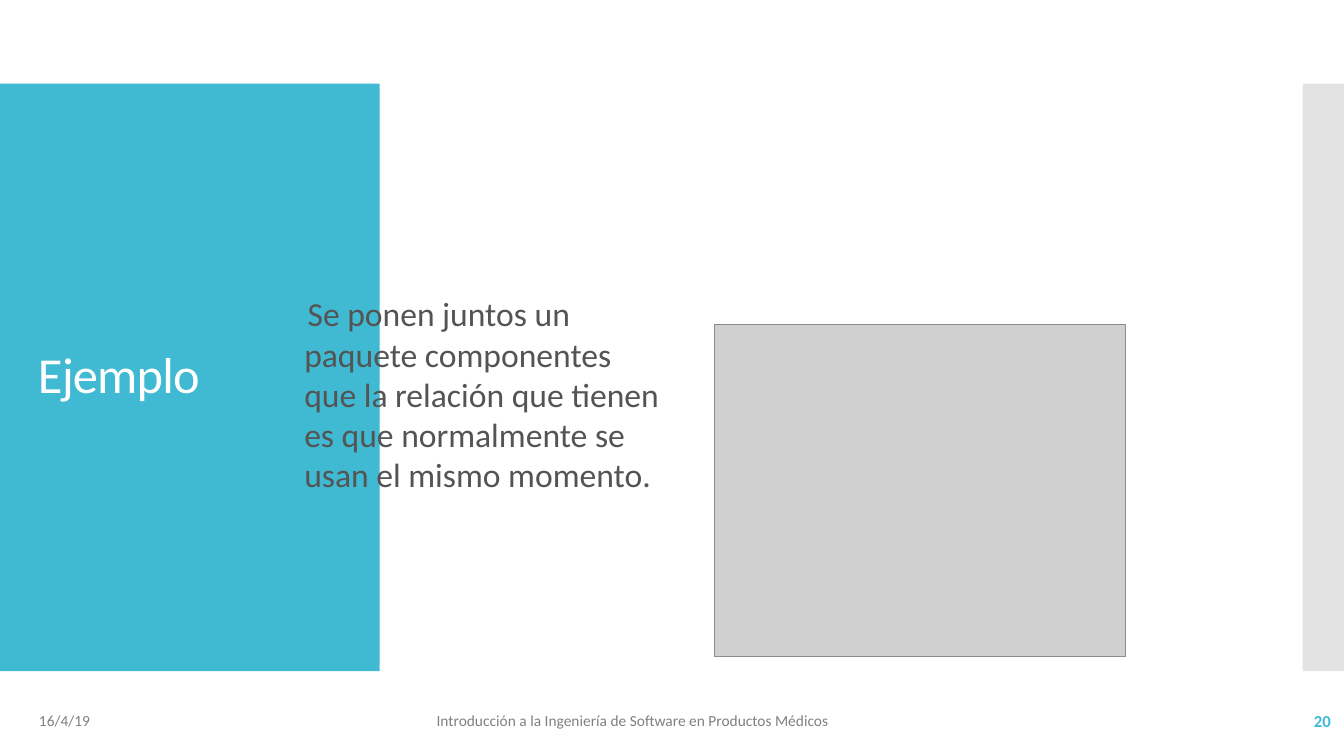
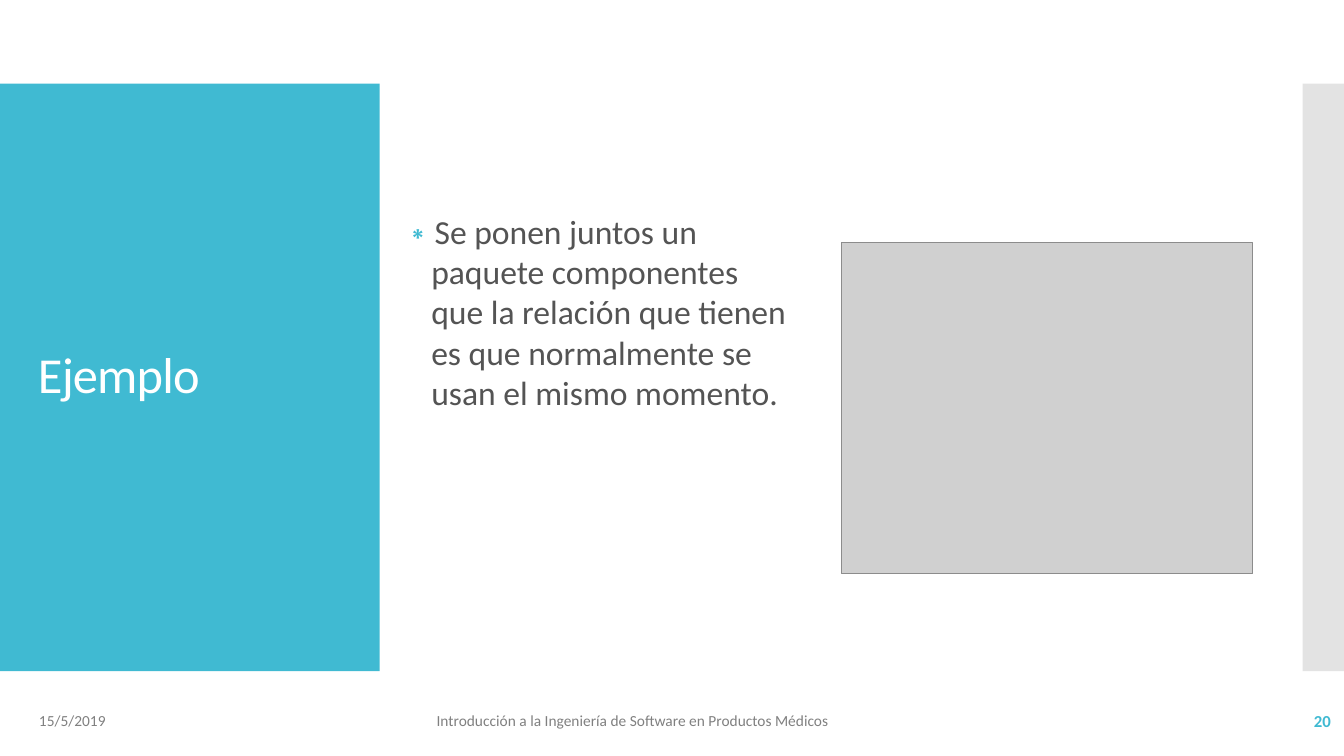
Before and after one commit to vvalotto/IS-en-Sistemas-Embebidos, a slide deck: slide 20 of 04 - IS - Mantenimiento .pptx. Drawn at 1344x756 pixels with LibreOffice and Linux fonts; fonts in the diff are those of the drawing; grey boxes stand for pictures. Boxes give left, top, right and bottom in pixels: in the first picture for what was removed or moved away, otherwise in the second. Text is boxed around its words. In the diff, an @@ line names an element or a change of style, - is before the commit and + after.

```diff
--- a/04 - IS - Mantenimiento .pptx
+++ b/04 - IS - Mantenimiento .pptx
@@ text "Se ponen juntos un paquete ..." rewrapped from (304,299,658,496) to (431,221,785,405) @@
@@ picture: place and size @@
-picture at (715,325,1126,656)
+picture at (842,242,1253,574)
@@ text at (39,715,106,727): text changed @@
-16/4/19
+15/5/2019
```
Also in this commit, not shown: 93 other slides changed, 1 slide added, 1 slide removed, 5 other files.
